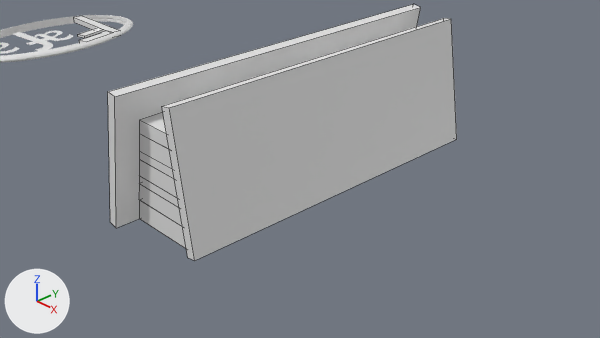
An edit to the Blender file keychain_01FafaKumah_v01.blend, drawn before and after from the same camera.
Rendered twice from the file's camera 'Camera'. The axes (+X, +Y, +Z) are drawn at lower left. The lights are the same throughout. The first picture is the older version. Mesh edges are drawn as thin lines on the coarser meshes.
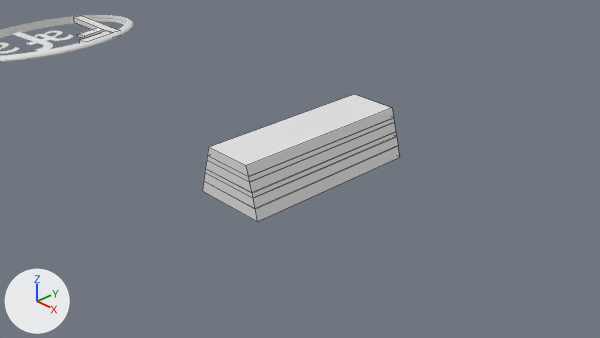
Commit message: Finished Kitkat (Unfinished Imprint)

What differs and where, as boxes (x1, y1, x2, y2) in the pictures (600 x 338 px):
'Diagonal1', deleted
    before: (162, 18, 457, 260)
'Cube.003', reshaped, moved, rescaled
    before: (139, 151, 174, 179)
    after: (203, 94, 399, 222)
'Diagonal1.001', deleted
    before: (108, 4, 421, 228)
'Cube', deleted
    before: (139, 200, 186, 248)
'Cube.001', deleted
    before: (139, 184, 182, 226)
'Cube.006', deleted
    before: (139, 113, 169, 149)
'Cube.004', deleted
    before: (139, 160, 177, 198)
'Cube.005', deleted
    before: (139, 134, 172, 169)
'Cube.002', deleted
    before: (139, 176, 179, 207)
part 1 of me_cube_003, added
    after: (205, 132, 397, 198)
part 2 of me_cube_003, added
    after: (203, 94, 399, 222)

The change in detail:
me_cube_003 is used by ob_cube_003; location (0.301, -0.145, 0.864); scale (0.618, 2.23, 0.0569).
me_cube_003 had 8 vertices, 6 faces and spanned x -0.74..0.61, y -1.0..1.0, z -1.0..1.0.
me_cube_003 now has 48 vertices, 36 faces and spans x -0.94..0.81, y -1.0..1.0, z -15.55..4.95.
me_cube_003 part 1: the loose piece of 8 vertices spanning x -0.74..0.61, y -1.0..1.0, z -1.0..1.0 is copied, and the copy is scaled about its middle by (1.13, 1, 1), then moved by (0.0, 0.0, -5.85), in mat_material_002 (white #e7e7e7); it spans x -0.82..0.69, y -1.0..1.0, z -6.85..-4.85.
Part 2, on me_cube_003:
16 vertices are added at x -0.94..0.81, y -1.0, z -15.55..4.95.
16 new vertices lie (0.0, 2.0, 0.0) away from vertices in x -0.94..0.81, y -1.0, z -15.55..4.95.
6 new faces join them, mat_material (white #e7e7e7).
6 new faces join them, mat_material_001 (white #e7e7e7).
6 new faces join them, mat_material_004 (white #e7e7e7).
6 new faces join them, mat_material_005 (white #e7e7e7).
me_cube_003 gains material mat_material (white #e7e7e7).
me_cube_003 gains material mat_material_001 (white #e7e7e7).
me_cube_003 gains material mat_material_002 (white #e7e7e7).
me_cube_003 gains material mat_material_004 (white #e7e7e7).
me_cube_003 gains material mat_material_005 (white #e7e7e7).
Object 'Cube' (ob_cube) is deleted.
Object 'Cube.001' (ob_cube_001) is deleted.
Object 'Cube.002' (ob_cube_002) is deleted.
Object 'Cube.003' (ob_cube_003) moves from (0.301, -0.145, 0.864) to (0.301, -0.145, 0.522).
Object 'Cube.003' (ob_cube_003) is rescaled from (0.618, 2.23, 0.0569) to (0.605, 1.29, 0.0329).
Object 'Cube.004' (ob_cube_004) is deleted.
Object 'Cube.005' (ob_cube_005) is deleted.
Object 'Cube.006' (ob_cube_006) is deleted.
Object 'Diagonal1' (ob_diagonal1) is deleted.
Object 'Diagonal1.001' (ob_diagonal1_001) is deleted.
